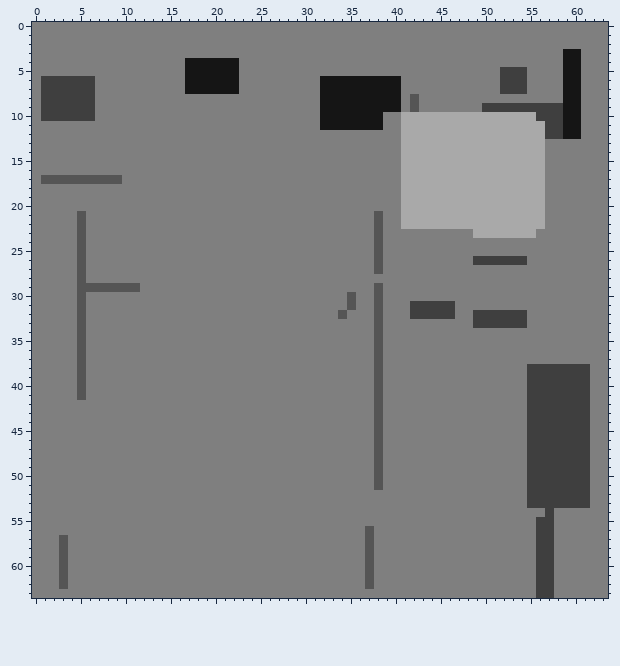
File history of a pixel-art sprite, assets/xic_prospector/prospector_C.png. That is the earlier state.
The file is 64x64 pixels.
Now the later version:
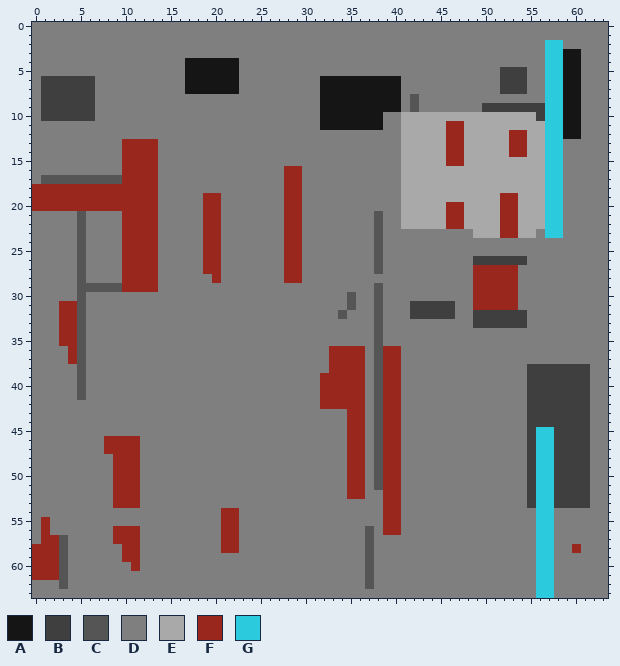
Palette (. is transparent): A #151515  B #3f3f3f  C #555555  D #7f7f7f  E #a9a9a9  F #99271e  G #2ccadd
From the commit log: paint and glow for prospector
Edits made:
Changed rows in their new state; - is an unchanged pixel.
first column x 0:
 2 ---------------------------------------------------------GG--
 3 ---------------------------------------------------------GG--
 4 ---------------------------------------------------------GG--
 5 ---------------------------------------------------------GG--
 6 ---------------------------------------------------------GG--
 7 ---------------------------------------------------------GG--
 8 ---------------------------------------------------------GG--
 9 ---------------------------------------------------------GG--
10 ---------------------------------------------------------GG--
11 ----------------------------------------------FF---------GG--
12 ----------------------------------------------FF-----FF--GG--
13 ----------FFFF--------------------------------FF-----FF--GG--
14 ----------FFFF--------------------------------FF-----FF--GG--
15 ----------FFFF--------------------------------FF---------GG--
16 ----------FFFF--------------FF---------------------------GG--
17 ----------FFFF--------------FF---------------------------GG--
18 FFFFFFFFFFFFFF--------------FF---------------------------GG--
19 FFFFFFFFFFFFFF-----FF-------FF----------------------FF---GG--
20 FFFFFFFFFFFFFF-----FF-------FF----------------FF----FF---GG--
21 ----------FFFF-----FF-------FF----------------FF----FF---GG--
22 ----------FFFF-----FF-------FF----------------FF----FF---GG--
23 ----------FFFF-----FF-------FF----------------------FF---GG--
24 ----------FFFF-----FF-------FF-------------------------------
25 ----------FFFF-----FF-------FF-------------------------------
26 ----------FFFF-----FF-------FF-------------------------------
27 ----------FFFF-----FF-------FF-------------------FFFFF-------
28 ----------FFFF------F-------FF-------------------FFFFF-------
29 ----------FFFF-----------------------------------FFFFF-------
30 -------------------------------------------------FFFFF-------
31 ---FF--------------------------------------------FFFFF-------
32 ---FF--------------------------------------------------------
33 ---FF--------------------------------------------------------
34 ---FF--------------------------------------------------------
35 ---FF--------------------------------------------------------
36 ----F----------------------------FFFF--FF--------------------
37 ----F----------------------------FFFF--FF--------------------
38 ---------------------------------FFFF--FF--------------------
39 --------------------------------FFFFF--FF--------------------
40 --------------------------------FFFFF--FF--------------------
41 --------------------------------FFFFF--FF--------------------
42 --------------------------------FFFFF--FF--------------------
43 -----------------------------------FF--FF--------------------
44 -----------------------------------FF--FF--------------------
45 -----------------------------------FF--FF---------------GG---
46 --------FFFF-----------------------FF--FF---------------GG---
47 --------FFFF-----------------------FF--FF---------------GG---
48 ---------FFF-----------------------FF--FF---------------GG---
49 ---------FFF-----------------------FF--FF---------------GG---
50 ---------FFF-----------------------FF--FF---------------GG---
51 ---------FFF-----------------------FF--FF---------------GG---
52 ---------FFF-----------------------FF--FF---------------GG---
53 ---------FFF---------------------------FF---------------GG---
54 ---------------------FF----------------FF---------------GG---
55 -F-------------------FF----------------FF---------------GG---
56 -F-------FFF---------FF----------------FF---------------GG---
57 -FF------FFF---------FF---------------------------------GG---
58 FFF-------FF---------FF---------------------------------GG--F
59 FFF-------FF--------------------------------------------GG---
60 FFF--------F--------------------------------------------GG---
61 FFF-----------------------------------------------------GG---
62 --------------------------------------------------------GG---
63 --------------------------------------------------------GG---
